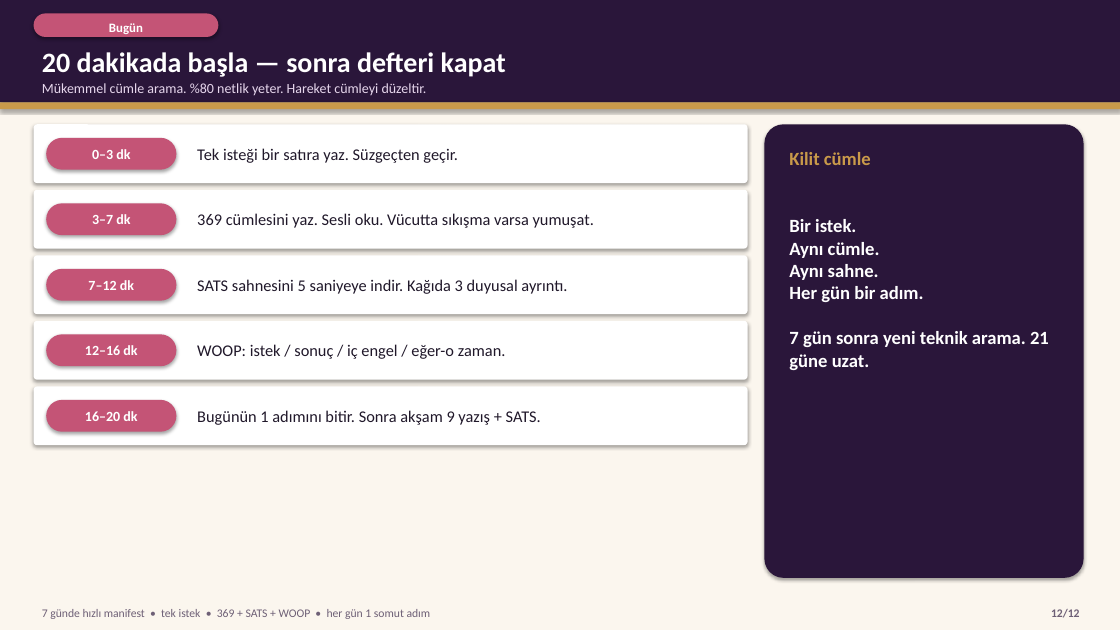
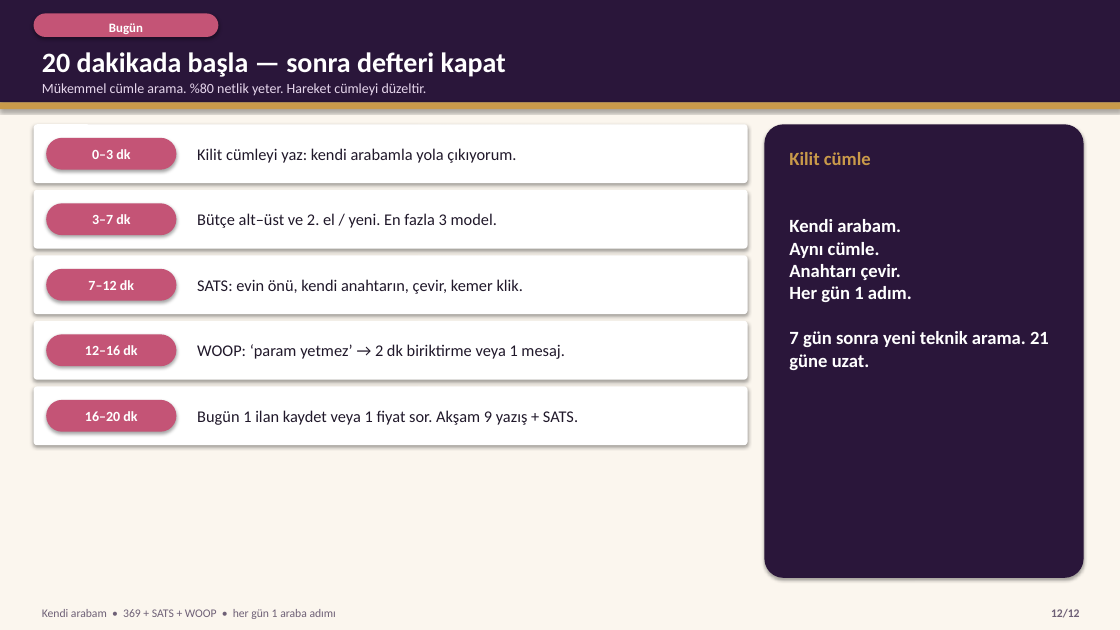
Before and after one commit to iremalisan/alisansges, a slide deck: slide 12 of rehber/Hizli_Manifest_Teknikleri.pptx. Drawn at 1120x630 pixels with LibreOffice and Linux fonts; fonts in the diff are those of the drawing. Boxes give left, top, right and bottom in pixels: in the first picture for what was removed or moved away, otherwise in the second. Text is boxed around its words. In the diff, an @@ line names an element or a change of style, - is before the commit and + after.

```diff
--- a/rehber/Hizli_Manifest_Teknikleri.pptx
+++ b/rehber/Hizli_Manifest_Teknikleri.pptx
@@ text at [197, 148, 516, 163]: text changed @@
-Tek isteği bir satıra yaz. Süzgeçten geçir.
+Kilit cümleyi yaz: kendi arabamla yola çıkıyorum.
@@ text at [197, 213, 497, 228]: text changed @@
-369 cümlesini yaz. Sesli oku. Vücutta sıkışma varsa yumuşat.
+Bütçe alt–üst ve 2. el / yeni. En fazla 3 model.
@@ text at [789, 219, 1049, 370]: text changed @@
-Bir istek.
-Aynı cümle.
-Aynı sahne.
-Her gün bir adım.
-7 gün sonra yeni teknik arama. 21 güne uzat.
+Kendi arabam.
+Aynı cümle.
+Anahtarı çevir.
+Her gün 1 adım.
+7 gün sonra yeni teknik arama. 21 güne uzat.
@@ text at [197, 279, 524, 294]: text changed @@
-SATS sahnesini 5 saniyeye indir. Kağıda 3 duyusal ayrıntı.
+SATS: evin önü, kendi anahtarın, çevir, kemer klik.
@@ text at [197, 344, 564, 359]: text changed @@
-WOOP: istek / sonuç / iç engel / eğer-o zaman.
+WOOP: ‘param yetmez’ → 2 dk biriktirme veya 1 mesaj.
@@ text at [197, 410, 578, 425]: text changed @@
-Bugünün 1 adımını bitir. Sonra akşam 9 yazış + SATS.
+Bugün 1 ilan kaydet veya 1 fiyat sor. Akşam 9 yazış + SATS.
@@ text at [42, 609, 336, 619]: text changed @@
-7 günde hızlı manifest • tek istek • 369 + SATS + WOOP • her gün 1 somut adım
+Kendi arabam • 369 + SATS + WOOP • her gün 1 araba adımı
```
Also in this commit, not shown: 11 other slides changed, 20 other files.
